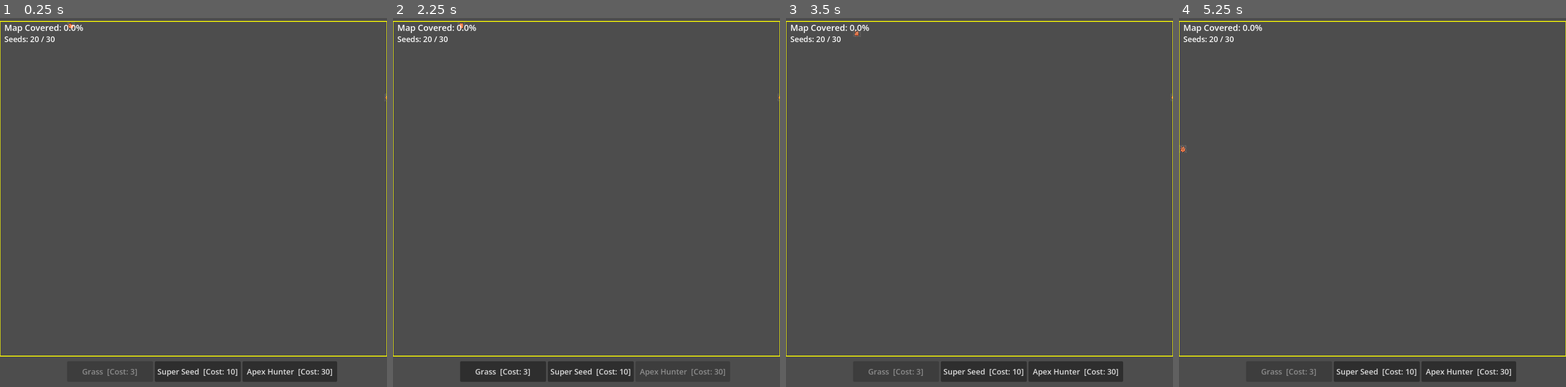
Above: before the commit, frames 1-4 (left to right).
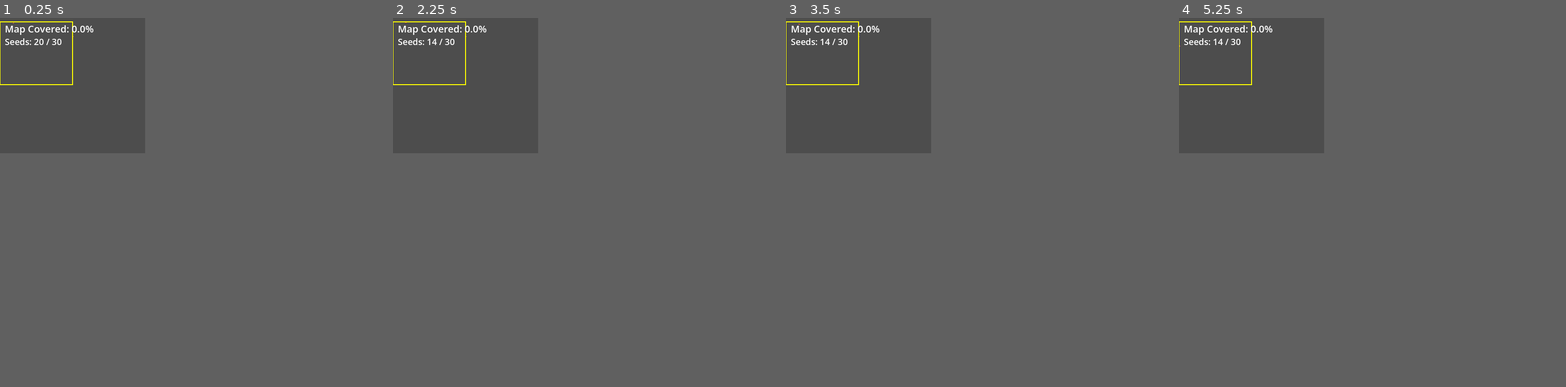
Above: after the commit, the same moments.

Repository: mamo1016/ecosystem-game
Game: Godot game, scene res://world.tscn
The game is run twice, just before and just after one commit, with the same random seed, the same clock (stepped at 60 frames per second) and the same inputs.
Inputs (mouse positions are in pixels of both pictures, inside the frame that each line leads up to):
- Up to frame 1 (0.25 s): no input
- Up to frame 2 (2.25 s): click (590, 372) at 0.5 s, where only the run before the commit has a clickable "Super Seed [Cost: 10]"; click (501, 372) at 1.25 s, where only the run before the commit has a clickable "Grass [Cost: 3]"; click (683, 372) at 2 s, where only the run before the commit has a clickable "Apex Hunter [Cost: 30]"
- Up to frame 3 (3.5 s): click (894, 372) at 2.75 s, where only the run before the commit has a clickable "Grass [Cost: 3]"
- Up to frame 4 (5.25 s): click (1376, 372) at 3.5 s, where only the run before the commit has a clickable "Super Seed [Cost: 10]"; click (1469, 372) at 4.25 s, where only the run before the commit has a clickable "Apex Hunter [Cost: 30]"; click (1287, 372) at 5 s, where only the run before the commit has a clickable "Grass [Cost: 3]"
In our replay, the window is 800x764 before the commit and 300x280 after it. These sizes can differ from the game's own. Grey fills any space a smaller window leaves; there, only what the larger window draws over its background counts as a difference.

The runs differ from the first frame. In frame 1, 3.8% of the frame differs, in the area x 0-100%, y 0-99%; in frame 2, 3.7%; in frame 3, 3.8%; in frame 4, 3.8%.

Commit message:
Reduce tile size to 1 (1/5 of previous 6), shrink viewport to 300x280

Diff:
--- a/project.godot
+++ b/project.godot
@@ -17,8 +17,8 @@
 
 [display]
 
-window/size/viewport_width=900
-window/size/viewport_height=860
+window/size/viewport_width=300
+window/size/viewport_height=280
 
 [physics]
 
--- a/world.gd
+++ b/world.gd
@@ -23,7 +23,7 @@
 # --- MAP ---
 const MAP_WIDTH  = 150
 const MAP_HEIGHT = 130
-const TILE_SIZE  = 6
+const TILE_SIZE  = 1
 const MAP_OFFSET = Vector2(0, 8)
 
 # --- COSTS ---
Binary file changed: apex_spritesheet.png
Binary file changed: predator_spritesheet.png
